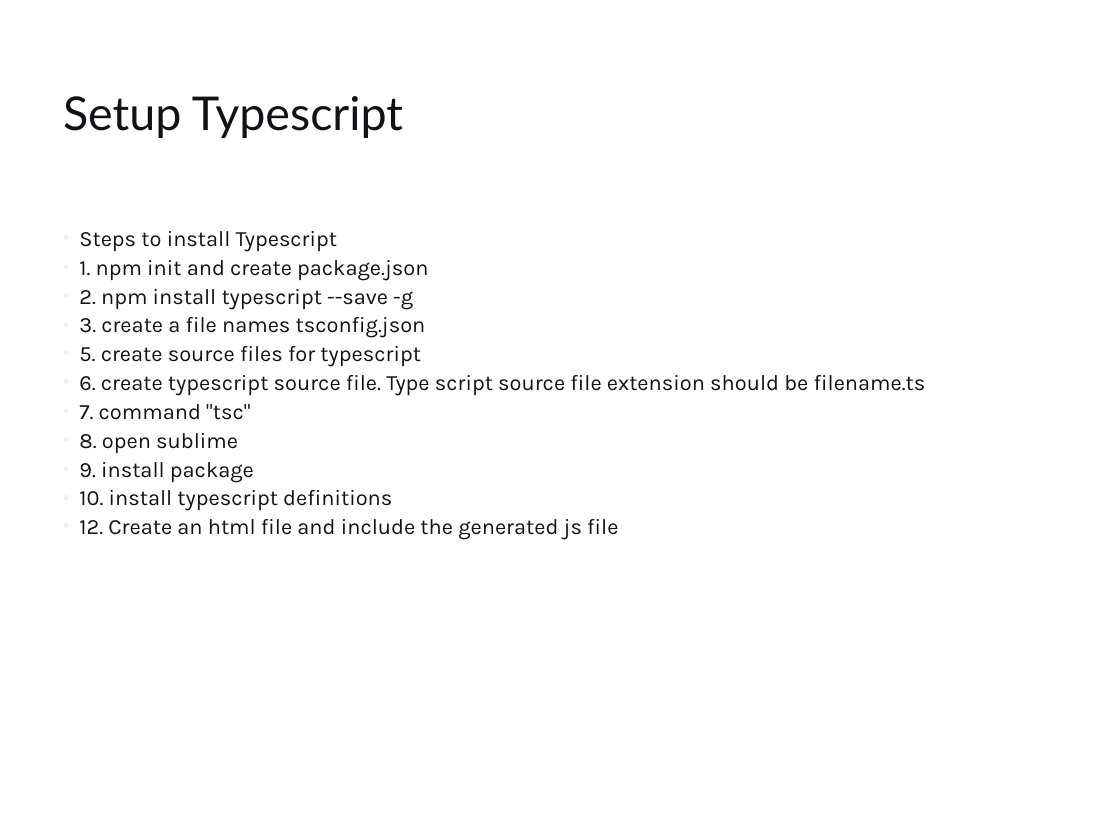
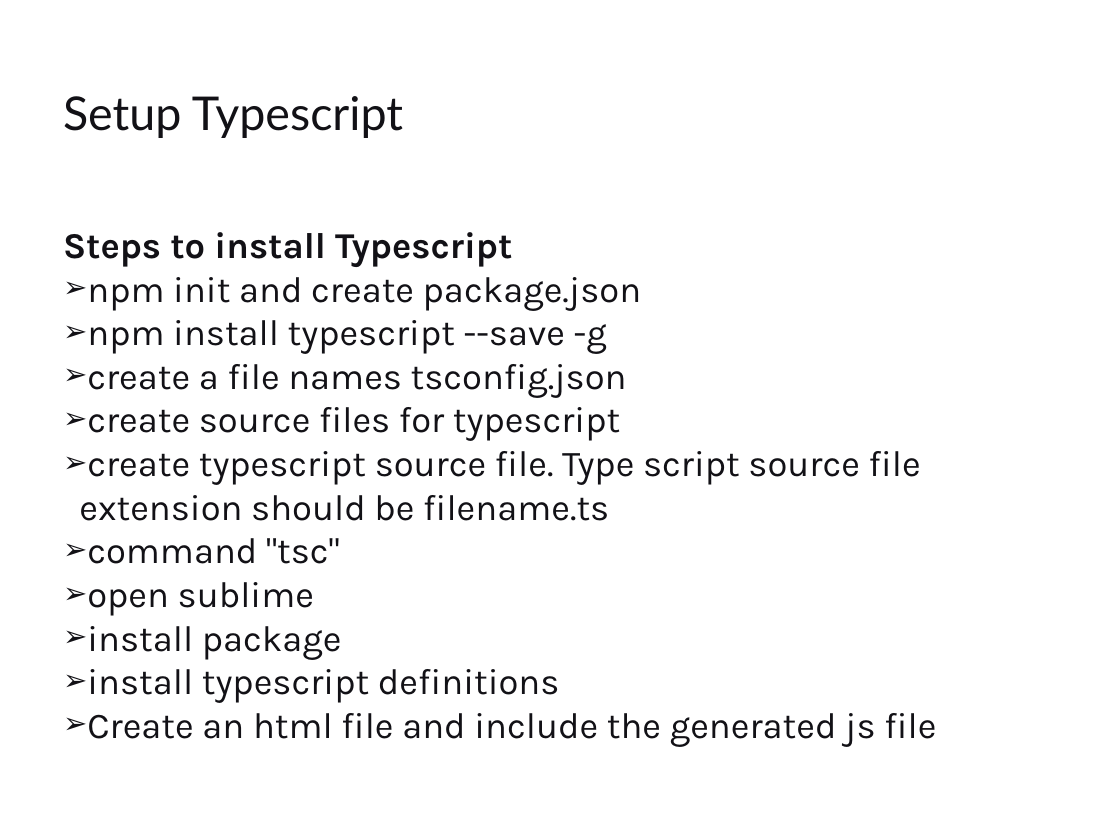
Before and after one commit to sintu-patel/typescript-excercise, a slide deck: slide 12 of docs/Type_script_SapientRazorfish.pptx (slide 10 before the commit). Drawn at 1120x837 pixels with LibreOffice and Linux fonts; fonts in the diff are those of the drawing. Boxes give left, top, right and bottom in pixels: in the first picture for what was removed or moved away, otherwise in the second. Text is boxed around its words. In the diff, an @@ line names an element or a change of style, - is before the commit and + after.

Commit message:
'ts-ppt'

```diff
--- a/docs/Type_script_SapientRazorfish.pptx
+++ b/docs/Type_script_SapientRazorfish.pptx
@@ text at [63,232,512,267]: size 20 to 33.3 pt, bold on in "Steps to install Typescript"; bullet ▪ to none; line spacing 1.1 to 1 @@
@@ text at [79,277,936,747]: text changed; size 20 to 33.3 pt @@
-▪ 1. npm init and create package.json
-▪ 2. npm install typescript --save -g
-▪ 3. create a file names tsconfig.json
-▪ 5. create source files for typescript
-▪ 6. create typescript source file. Type script source file extension should be filename.ts
-▪ 7. command "tsc"
-▪ 8. open sublime
-▪ 9. install package
-▪ 10. install typescript definitions
-▪ 12. Create an html file and include the generated js file
+➢ npm init and create package.json
+➢ npm install typescript --save -g
+➢ create a file names tsconfig.json
+➢ create source files for typescript
+➢ create typescript source file. Type script source file extension should be filename.ts
+➢ command "tsc"
+➢ open sublime
+➢ install package
+➢ install typescript definitions
+➢ Create an html file and include the generated js file
```
Also in this commit, not shown: 6 other slides changed, 8 slides added, 6 slides removed, 31 other files.
